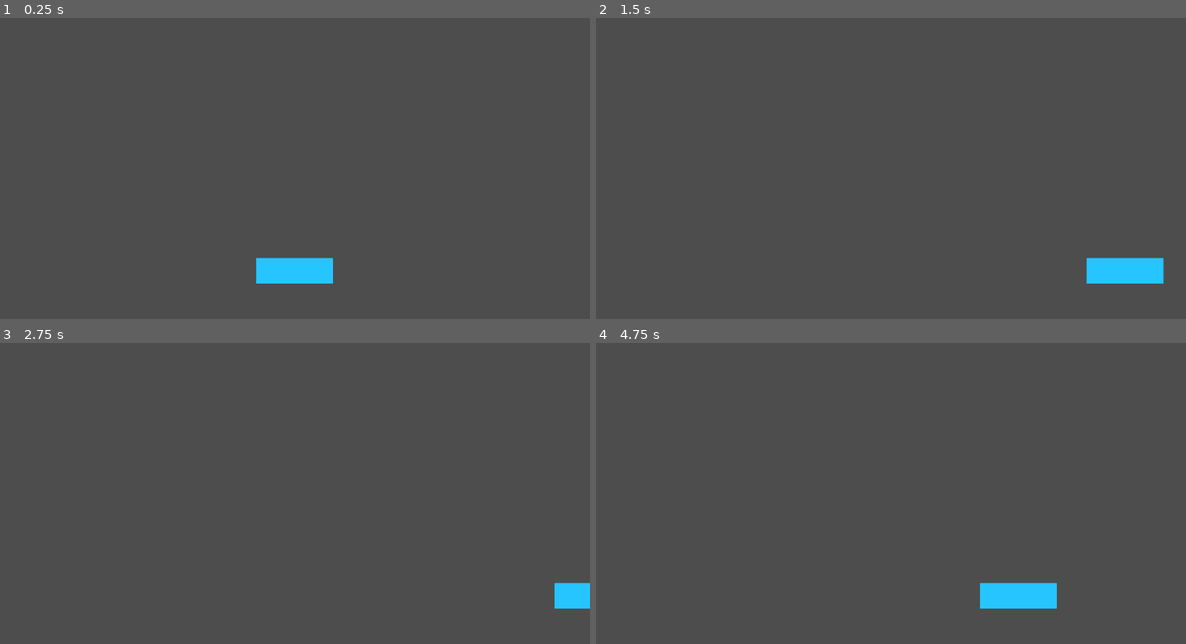
Above: before the commit, frames 1-4 (two rows, left to right).
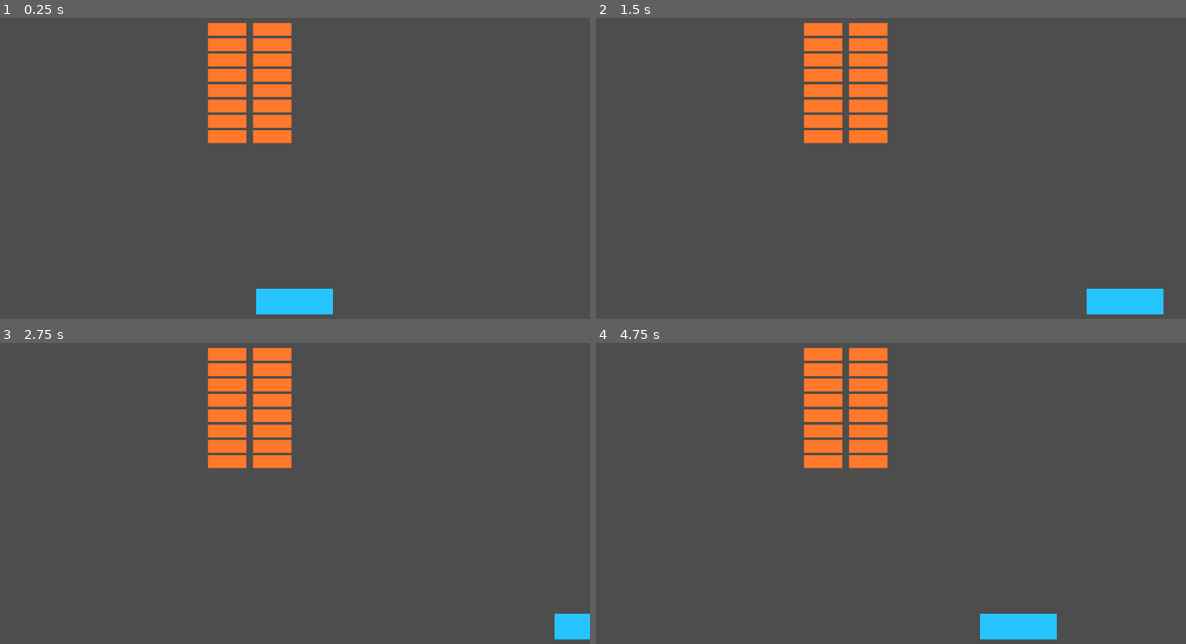
Above: after the commit, the same moments.

Repository: KeiGar/OrbFall
Game: Godot game, scene res://scenes/game.tscn
Two runs of this game, one before a commit and one after it. Both use one fixed random seed, a clock stepped at 60 frames per second and the inputs below.
Inputs:
- Up to frame 1 (0.25 s): no input
- Up to frame 2 (1.5 s): tap Enter at 0.5 s; hold D (player_moveRight) 0.53-1.28 s; hold A (player_moveLeft) from 1.28 s (still down)
- Up to frame 3 (2.75 s): release A (player_moveLeft) at 2.03 s; hold D (player_moveRight) from 2.03 s (still down)
- Up to frame 4 (4.75 s): tap Space at 3.5 s; release D (player_moveRight) at 3.53 s; hold A (player_moveLeft) from 3.53 s (still down); tap Enter at 4.25 s

The runs differ from the first frame. In frame 1, 6.9% of the frame differs, in the area x 35-57%, y 1-99%; in frame 2, 6.9%, in the area x 35-97%, y 1-99%; in frame 3, 5.7%; in frame 4, 6.9%.

Commit message:
instance of brick and stack

Diff:
--- a/scenes/brick.tscn
+++ b/scenes/brick.tscn
@@ -3,7 +3,7 @@
 [sub_resource type="RectangleShape2D" id="RectangleShape2D_jurt7"]
 size = Vector2(3, 1)
 
-[node name="Brick" type="RigidBody2D"]
+[node name="Brick" type="AnimatableBody2D"]
 
 [node name="Polygon2D" type="Polygon2D" parent="."]
 color = Color(1, 0.474333, 0.17, 1)
--- a/scenes/game.tscn
+++ b/scenes/game.tscn
@@ -1,11 +1,20 @@
-[gd_scene load_steps=2 format=3 uid="uid://dld6rt8cylm2"]
+[gd_scene load_steps=3 format=3 uid="uid://dld6rt8cylm2"]
 
 [ext_resource type="PackedScene" uid="uid://bgbrr5h7c8mmi" path="res://scenes/player.tscn" id="1_uwrxv"]
+[ext_resource type="PackedScene" uid="uid://nvmo8vp6gxdv" path="res://scenes/stack.tscn" id="2_yqjtg"]
 
 [node name="Game" type="Node2D"]
 
 [node name="Camera2D" type="Camera2D" parent="."]
 
 [node name="Player" parent="." instance=ExtResource("1_uwrxv")]
-position = Vector2(-76, 150)
+position = Vector2(-76, 210)
 scale = Vector2(50, 50)
+
+[node name="Stack" parent="." instance=ExtResource("2_yqjtg")]
+position = Vector2(-82, -100)
+scale = Vector2(25, 25)
+
+[node name="Stack2" parent="." instance=ExtResource("2_yqjtg")]
+position = Vector2(-170, -100)
+scale = Vector2(25, 25)
--- /dev/null
+++ b/scenes/stack.tscn
@@ -0,0 +1,28 @@
+[gd_scene load_steps=2 format=3 uid="uid://nvmo8vp6gxdv"]
+
+[ext_resource type="PackedScene" uid="uid://boconio2cthqd" path="res://scenes/brick.tscn" id="1_tpkvb"]
+
+[node name="Stack" type="Node2D"]
+
+[node name="Brick" parent="." instance=ExtResource("1_tpkvb")]
+
+[node name="Brick2" parent="." instance=ExtResource("1_tpkvb")]
+position = Vector2(0, -1.2)
+
+[node name="Brick3" parent="." instance=ExtResource("1_tpkvb")]
+position = Vector2(0, -2.4)
+
+[node name="Brick4" parent="." instance=ExtResource("1_tpkvb")]
+position = Vector2(0, -3.6)
+
+[node name="Brick5" parent="." instance=ExtResource("1_tpkvb")]
+position = Vector2(0, -4.8)
+
+[node name="Brick6" parent="." instance=ExtResource("1_tpkvb")]
+position = Vector2(0, -6)
+
+[node name="Brick7" parent="." instance=ExtResource("1_tpkvb")]
+position = Vector2(0, -7.2)
+
+[node name="Brick8" parent="." instance=ExtResource("1_tpkvb")]
+position = Vector2(0, -8.4)
